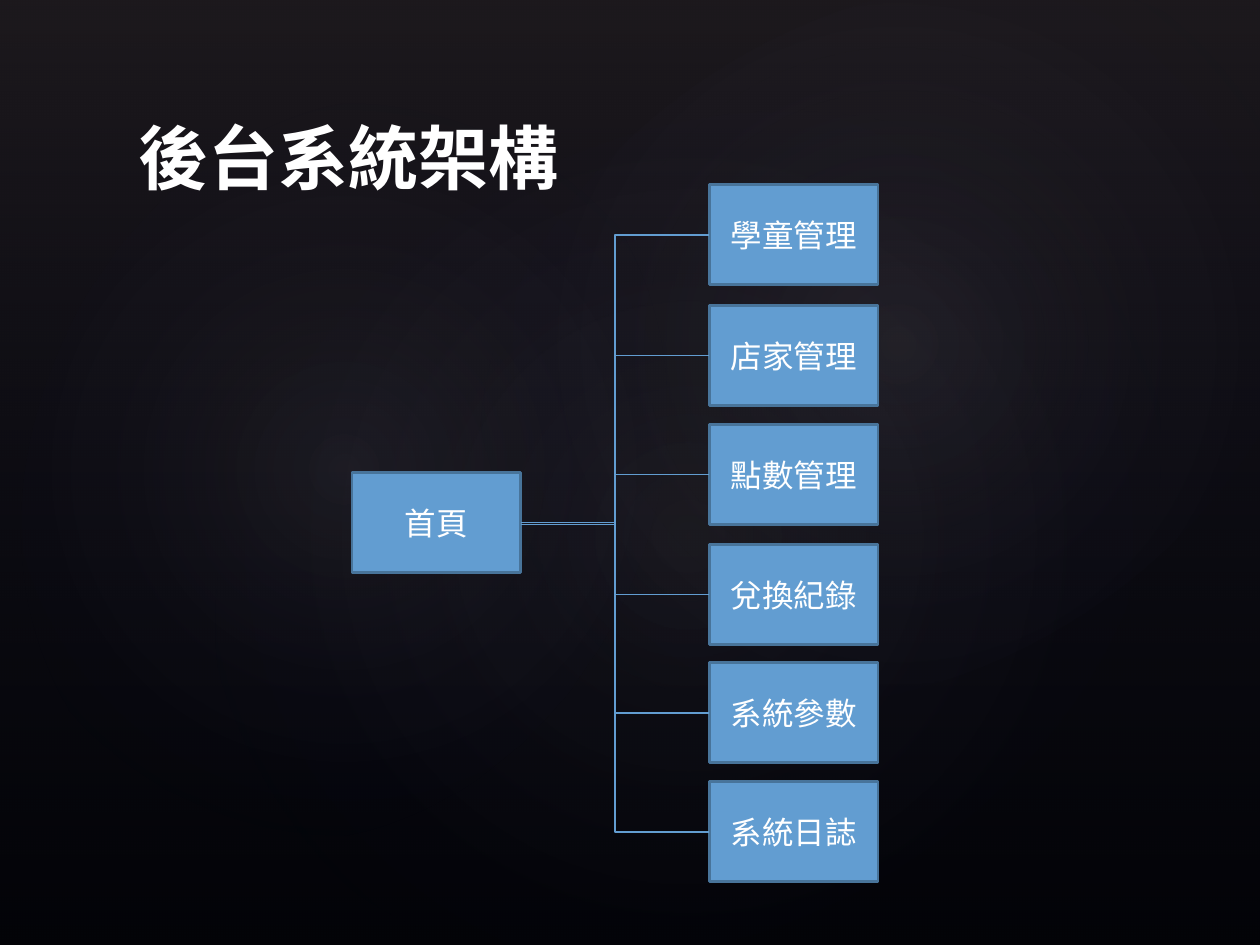
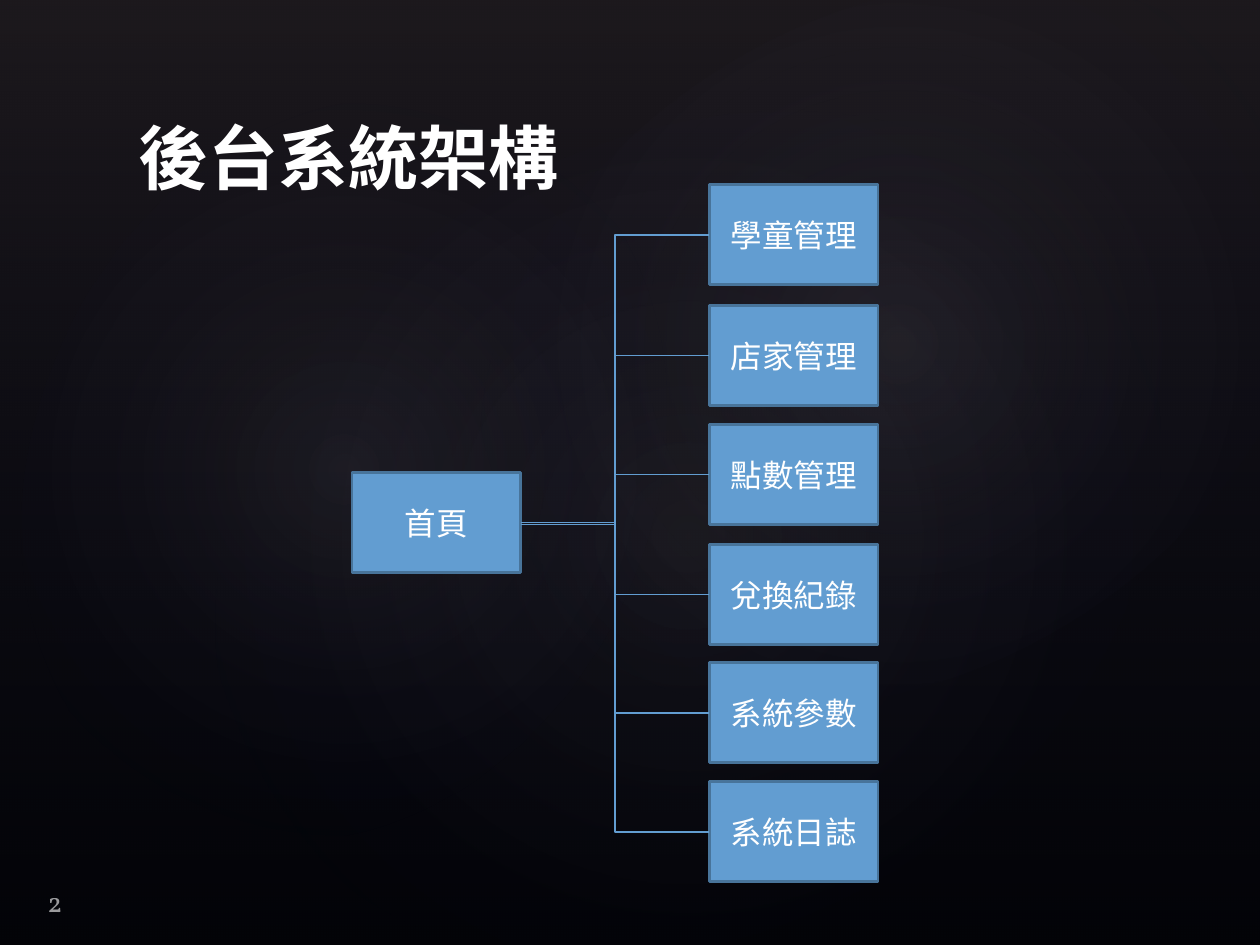
Before and after one commit to explooosion/iShareLoveMeal, a slide deck: slide 2 of doc/愛心便當收銀系統.pptx. Drawn at 1260x945 pixels with LibreOffice and Linux fonts; fonts in the diff are those of the drawing; background and template pictures are left out. Boxes give left, top, right and bottom in pixels: in the first picture for what was removed or moved away, otherwise in the second. Text is boxed around its words. In the diff, an @@ line names an element or a change of style, - is before the commit and + after.

```diff
--- a/doc/愛心便當收銀系統.pptx
+++ b/doc/愛心便當收銀系統.pptx
@@ page number added at (47, 898, 62, 912), 16 pt, text #FFFFFF at 60% opacity @@
+2
```
Also in this commit, not shown: 12 other slides changed.
